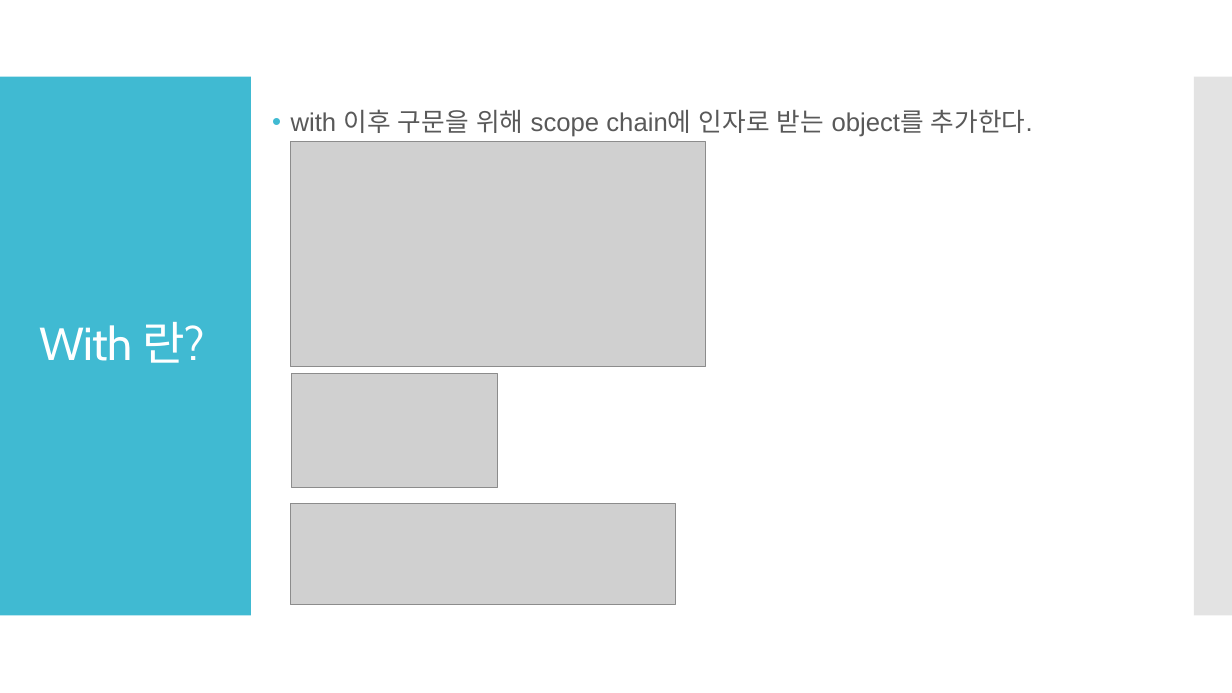
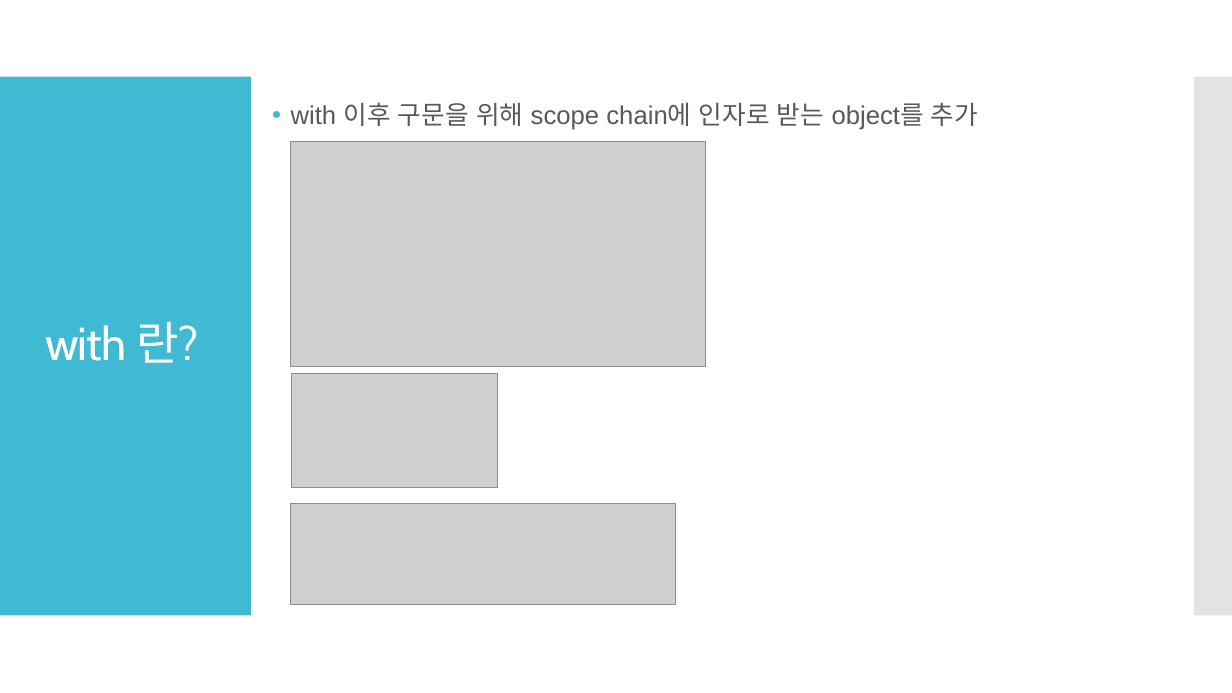
Before and after one commit to Laon63/Study_Javascript, a slide deck: slide 7 of JS 스코프와 클로저.pptx (slide 4 before the commit). Drawn at 1232x693 pixels with LibreOffice and Linux fonts; fonts in the diff are those of the drawing; grey boxes stand for pictures. Boxes give left, top, right and bottom in pixels: in the first picture for what was removed or moved away, otherwise in the second. Text is boxed around its words. In the diff, an @@ line names an element or a change of style, - is before the commit and + after.

```diff
--- a/JS 스코프와 클로저.pptx
+++ b/JS 스코프와 클로저.pptx
@@ text at (x1=291, y1=102, x2=978, y2=130): text changed @@
-• with 이후 구문을 위해 scope chain에 인자로 받는 object를 추가한다.
+• with 이후 구문을 위해 scope chain에 인자로 받는 object를 추가
@@ title at (x1=45, y1=322, x2=199, y2=363): text changed @@
-With 란?
+with 란?
```
Also in this commit, not shown: 4 other slides changed, 8 slides added, 1 slide removed.
